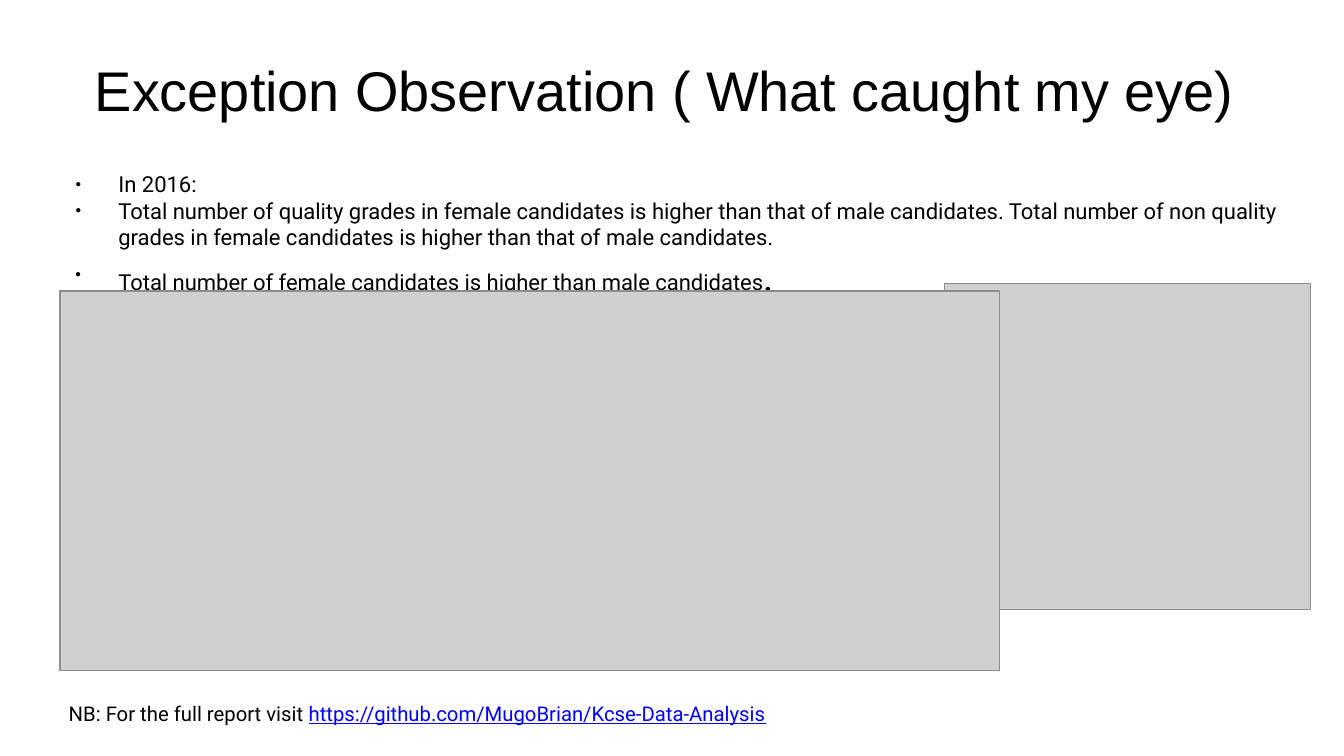
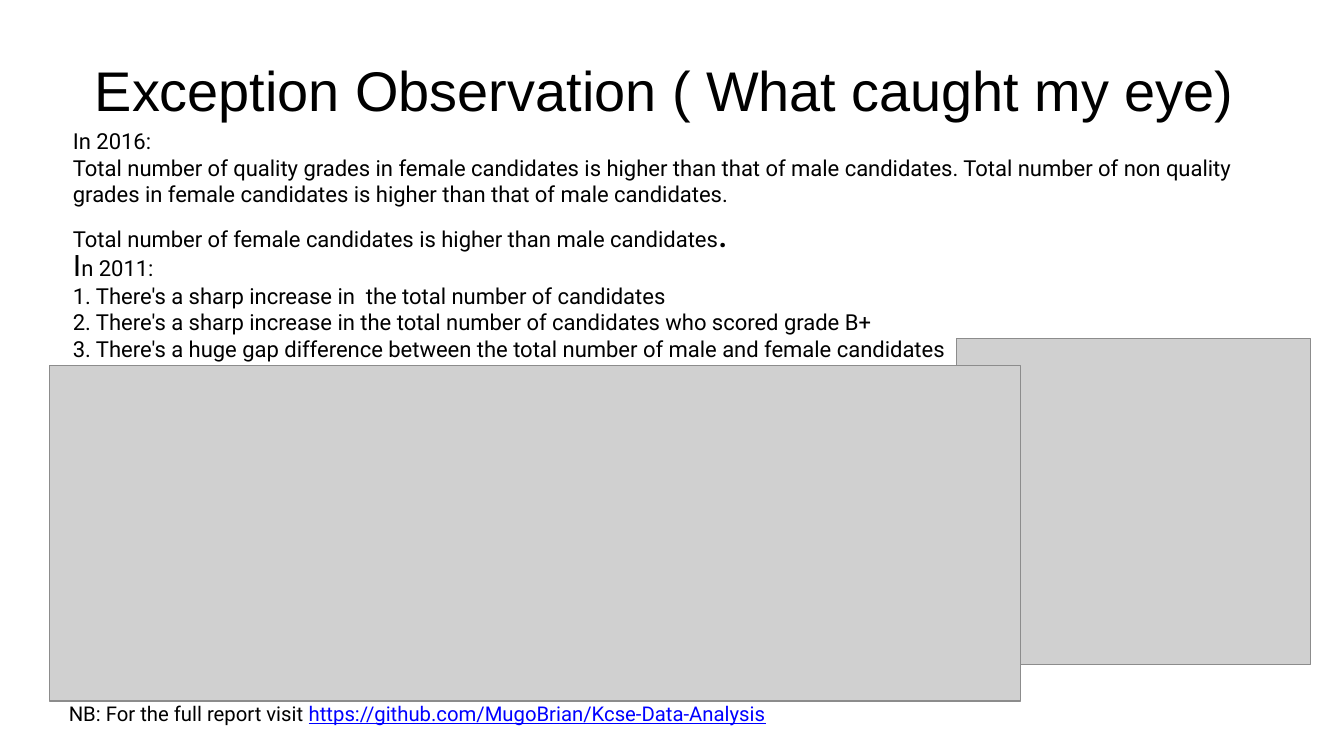
Before and after one commit to MugoBrian/Kcse-Data-Analysis, a slide deck: slide 4 of KCSE_DATA_ANALYSIS PRESENTATION.pptx. Drawn at 1344x756 pixels with LibreOffice and Linux fonts; fonts in the diff are those of the drawing; grey boxes stand for pictures; background and template pictures are left out. Boxes give left, top, right and bottom in pixels: in the first picture for what was removed or moved away, otherwise in the second. Text is boxed around its words. In the diff, an @@ line names an element or a change of style, - is before the commit and + after.

```diff
--- a/KCSE_DATA_ANALYSIS PRESENTATION.pptx
+++ b/KCSE_DATA_ANALYSIS PRESENTATION.pptx
@@ text "In 2016:" at (73,133,1231,252): bullet ● to none @@
@@ text added at (73,260,945,362), 13 pt, text #000000 @@
+In 2011:
+1. There's a sharp increase in the total number of candidates
+2. There's a sharp increase in the total number of candidates who scored grade B+
+3. There's a huge gap difference between the total number of male and female candidates
@@ picture: place and size @@
-picture at (945,284,1311,610)
+picture at (956,339,1311,665)
@@ picture: place and size @@
-picture at (60,291,999,671)
+picture at (50,366,1021,701)
```
Also in this commit, not shown: 1 other slide changed, 4 other files.
